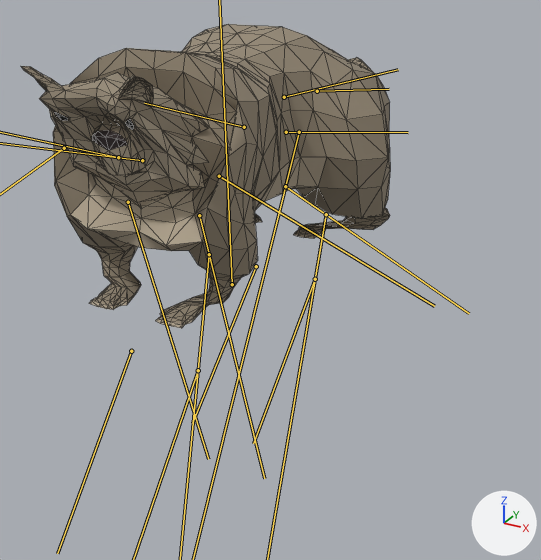
The glTF model rysy/models/animals/marmot.glb as it was, and as the next commit left it.
One viewpoint serves both versions: a 50 mm camera at (0.372, -0.595, 0.367) aimed at (0.038, 0.013, 0.063). Lighting does not change. The marker at lower right points along +X, +Y and +Z. The older version comes first. The bones that change are drawn over the model as lines. Mesh edges are drawn as thin lines.

In view in the first picture: 'Wolf'.
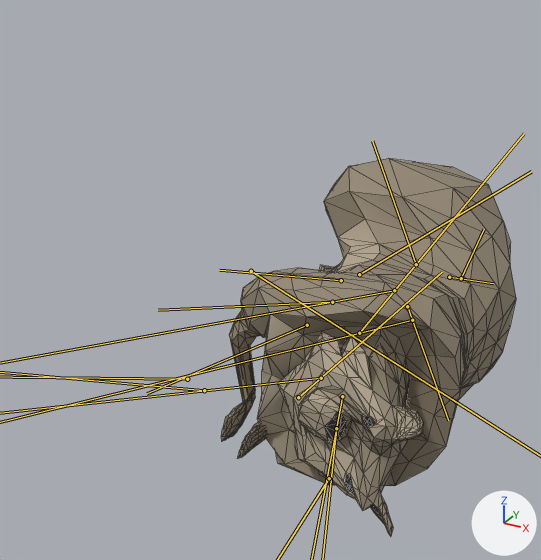
The newer file adds an action. The first version stands in its rest pose; the second is drawn at frame 24 of the action 'Death'.

Where the change shows, as pixel boxes [x1, y1, x2, y2] in the pictures (541 x 560 px):
'Wolf', posed (20% narrower, 24% taller)
    before: [21, 24, 390, 328]
    after: [221, 158, 516, 536]
bone 'FrontUpperLeg.L', root to tip
    before: (199, 215) to (264, 478)
    after: (298, 397) to (442, 272)
bone 'FrontUpperLeg.R', root to tip
    before: (128, 202) to (208, 459)
    after: (307, 325) to (147, 393)
bone 'BackShoulder.L', root to tip
    before: (286, 132) to (408, 132)
    after: (407, 306) to (448, 420)
bone 'BackUpperLeg.L', root to tip
    before: (285, 186) to (469, 313)
    after: (359, 333) to (524, 133)
bone 'BackShoulder.R', root to tip
    before: (244, 127) to (144, 103)
    after: (416, 264) to (372, 141)
bone 'BackUpperLeg.R', root to tip
    before: (219, 176) to (434, 306)
    after: (359, 274) to (531, 171)
bone 'Tail2', root to tip
    before: (284, 97) to (398, 69)
    after: (449, 277) to (493, 283)
bone 'Tail4', root to tip
    before: (317, 91) to (389, 89)
    after: (461, 278) to (484, 229)
bone 'IKBackLeg.L', root to tip
    before: (315, 279) to (253, 443)
    after: (332, 302) to (158, 310)
bone 'IKBackLeg.R', root to tip
    before: (256, 266) to (192, 423)
    after: (341, 280) to (219, 270)

What changed in the scene script:
```text
Change bone_body:
    where bone_body = bpy.data.objects['AnimalArmature'].pose.bones['Body']
    bone_body.location: (0.0, 0.0, 0.0) -> (0.19, 0.16, -0.02)
    bone_body.rotation_quaternion: (1.0, 0.0, 0.0, 0.0) -> (0.663, 0.022, 0.024, -0.748)  # degrees (0, 0, 0) -> degrees (0, 4, -97)
Change bone_neck1:
    where bone_neck1 = bpy.data.objects['AnimalArmature'].pose.bones['Neck1']  # child of 'Torso3'
    bone_neck1.rotation_quaternion: (1.0, 0.0, 0.0, 0.0) -> (0.99, 0.0, -0.008, 0.138)  # degrees (0, 0, 0) -> degrees (0, -1, 16)
Change bone_neck2:
    where bone_neck2 = bpy.data.objects['AnimalArmature'].pose.bones['Neck2']  # child of 'Neck1'
    bone_neck2.rotation_quaternion: (1.0, 0.0, 0.0, 0.0) -> (0.988, -0.001, -0.006, -0.152)  # degrees (0, 0, 0) -> degrees (0, -1, -17)
Change bone_head:
    where bone_head = bpy.data.objects['AnimalArmature'].pose.bones['Head']  # child of 'Neck3'
    bone_head.rotation_quaternion: (1.0, 0.0, 0.0, 0.0) -> (0.981, 0.146, -0.08, 0.097)  # degrees (0, 0, 0) -> degrees (16, -11, 10)
Change bone_frontupperleg_l:
    where bone_frontupperleg_l = bpy.data.objects['AnimalArmature'].pose.bones['FrontUpperLeg.L']  # child of 'FrontShoulder.L'
    bone_frontupperleg_l.rotation_quaternion: (1.0, 0.0, 0.0, 0.0) -> (0.784, 0.606, -0.068, -0.113)  # degrees (0, 0, 0) -> degrees (75, 2, -15)
Change bone_frontlowerleg_l:
    where bone_frontlowerleg_l = bpy.data.objects['AnimalArmature'].pose.bones['FrontLowerLeg.L']  # child of 'FrontUpperLeg.L'
    bone_frontlowerleg_l.rotation_quaternion: (1.0, 0.0, 0.0, 0.0) -> (0.676, 0.737, 0.0, 0.0)  # degrees (0, 0, 0) -> degrees (95, 0, 0)
Change bone_frontupperleg_r:
    where bone_frontupperleg_r = bpy.data.objects['AnimalArmature'].pose.bones['FrontUpperLeg.R']  # child of 'FrontShoulder.R'
    bone_frontupperleg_r.rotation_quaternion: (1.0, 0.0, 0.0, 0.0) -> (0.928, 0.033, -0.015, -0.372)  # degrees (0, 0, 0) -> degrees (4, 0, -44)
Change bone_backshoulder_l:
    where bone_backshoulder_l = bpy.data.objects['AnimalArmature'].pose.bones['BackShoulder.L']  # child of 'Back'
    bone_backshoulder_l.rotation_quaternion: (1.0, 0.0, 0.0, 0.0) -> (0.971, 0.067, -0.036, 0.228)  # degrees (0, 0, 0) -> degrees (7, -6, 26)
Change bone_backleg_l:
    where bone_backleg_l = bpy.data.objects['AnimalArmature'].pose.bones['BackLeg.L']  # child of 'BackShoulder.L'
    bone_backleg_l.rotation_quaternion: (1.0, 0.0, 0.0, 0.0) -> (0.998, -0.048, -0.037, 0.03)  # degrees (0, 0, 0) -> degrees (-6, -4, 4)
Change bone_backupperleg_l:
    where bone_backupperleg_l = bpy.data.objects['AnimalArmature'].pose.bones['BackUpperLeg.L']  # child of 'BackLeg.L'
    bone_backupperleg_l.rotation_quaternion: (1.0, 0.0, 0.0, 0.0) -> (0.947, 0.317, 0.029, 0.036)  # degrees (0, 0, 0) -> degrees (37, 2, 5)
Change bone_backlowerleg_l:
    where bone_backlowerleg_l = bpy.data.objects['AnimalArmature'].pose.bones['BackLowerLeg.L']  # child of 'BackUpperLeg.L'
    bone_backlowerleg_l.rotation_quaternion: (1.0, 0.0, 0.0, 0.0) -> (0.901, 0.433, 0.001, -0.029)  # degrees (0, 0, 0) -> degrees (51, 2, -3)
Change bone_backshoulder_r:
    where bone_backshoulder_r = bpy.data.objects['AnimalArmature'].pose.bones['BackShoulder.R']  # child of 'Back'
    bone_backshoulder_r.rotation_quaternion: (1.0, 0.0, 0.0, 0.0) -> (0.938, -0.011, -0.111, 0.329)  # degrees (0, 0, 0) -> degrees (-6, -12, 39)
Change bone_backupperleg_r:
    where bone_backupperleg_r = bpy.data.objects['AnimalArmature'].pose.bones['BackUpperLeg.R']  # child of 'BackLeg.R'
    bone_backupperleg_r.rotation_quaternion: (1.0, 0.0, 0.0, 0.0) -> (0.991, 0.135, -0.01, -0.016)  # degrees (0, 0, 0) -> degrees (16, -1, -2)
Change bone_tail2:
    where bone_tail2 = bpy.data.objects['AnimalArmature'].pose.bones['Tail2']  # child of 'Tail1'
    bone_tail2.rotation_quaternion: (1.0, 0.0, 0.0, 0.0) -> (0.973, 0.025, 0.015, -0.231)  # degrees (0, 0, 0) -> degrees (2, 2, -27)
Change bone_tail4:
    where bone_tail4 = bpy.data.objects['AnimalArmature'].pose.bones['Tail4']  # child of 'Tail3'
    bone_tail4.rotation_quaternion: (1.0, 0.0, 0.0, 0.0) -> (0.989, -0.016, -0.007, 0.146)  # degrees (0, 0, 0) -> degrees (-2, -1, 17)
Change bone_ikbackleg_l:
    where bone_ikbackleg_l = bpy.data.objects['AnimalArmature'].pose.bones['IKBackLeg.L']
    bone_ikbackleg_l.location: (0.0, 0.0, 0.0) -> (0.25, 0.18, 0.03)
    bone_ikbackleg_l.rotation_quaternion: (1.0, 0.0, 0.0, 0.0) -> (0.653, 0.0, -0.55, 0.52)  # degrees (0, 0, 0) -> degrees (-55, -46, 102)
Change bone_ikfrontleg_l:
    where bone_ikfrontleg_l = bpy.data.objects['AnimalArmature'].pose.bones['IKFrontLeg.L']
    bone_ikfrontleg_l.location: (0.0, 0.0, 0.0) -> (0.05, 0.13, 0.11)
    bone_ikfrontleg_l.rotation_quaternion: (1.0, 0.0, 0.0, 0.0) -> (0.591, 0.0, -0.515, 0.621)  # degrees (0, 0, 0) -> degrees (-54, -37, 112)
Change bone_ikbackleg_r:
    where bone_ikbackleg_r = bpy.data.objects['AnimalArmature'].pose.bones['IKBackLeg.R']
    bone_ikbackleg_r.location: (0.0, 0.0, 0.0) -> (0.84, -0.14, 0.26)
    bone_ikbackleg_r.rotation_quaternion: (1.0, 0.0, 0.0, 0.0) -> (0.708, 0.226, -0.047, 0.667)  # degrees (0, 0, 0) -> degrees (16, -22, 84)
Change bone_ikfrontleg_r:
    where bone_ikfrontleg_r = bpy.data.objects['AnimalArmature'].pose.bones['IKFrontLeg.R']
    bone_ikfrontleg_r.location: (0.0, 0.0, 0.0) -> (0.51, 0.08, 0.14)
    bone_ikfrontleg_r.rotation_quaternion: (1.0, 0.0, 0.0, 0.0) -> (0.645, 0.0, -0.488, 0.588)  # degrees (0, 0, 0) -> degrees (-48, -39, 102)
```
